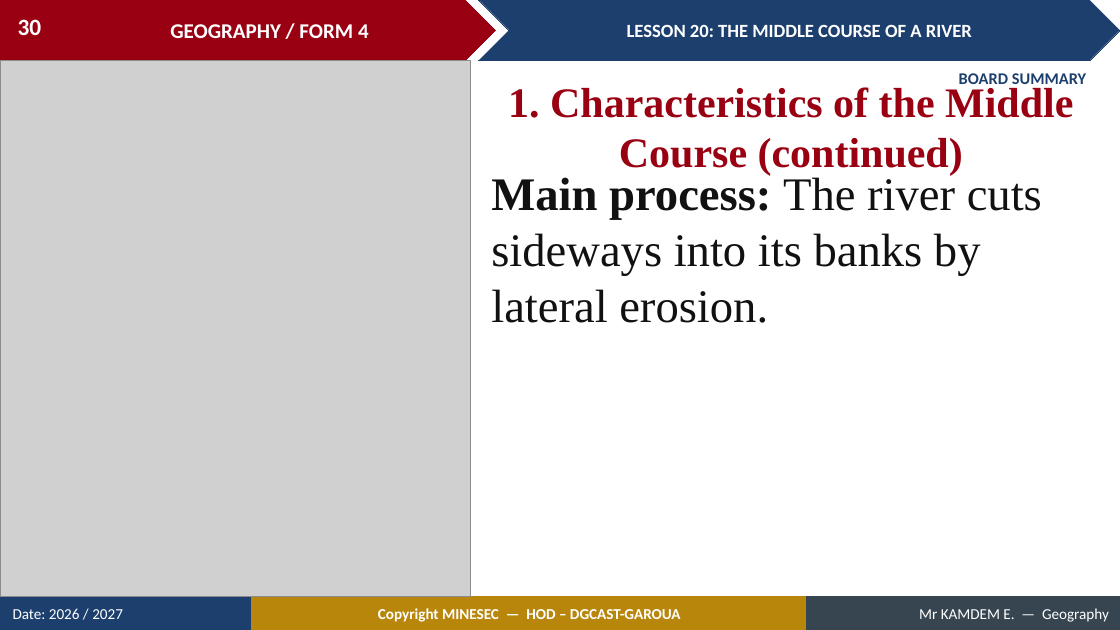
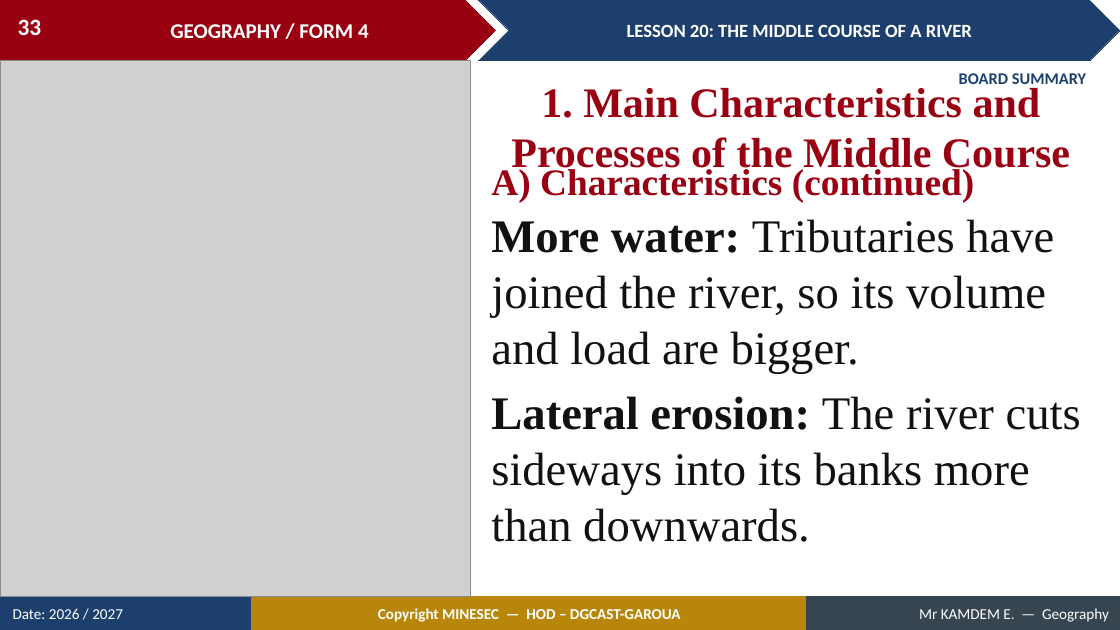
Before and after one commit to Berthautk/linea-github, a slide deck: slide 33 of lecons/F3/24_FORM4_LESSON20_Middle_Course.pptx (slide 30 before the commit). Drawn at 1120x630 pixels with LibreOffice and Linux fonts; fonts in the diff are those of the drawing; grey boxes stand for pictures. Boxes give left, top, right and bottom in pixels: in the first picture for what was removed or moved away, otherwise in the second. Text is boxed around its words. In the diff, an @@ line names an element or a change of style, - is before the commit and + after.

```diff
--- a/lecons/F3/24_FORM4_LESSON20_Middle_Course.pptx
+++ b/lecons/F3/24_FORM4_LESSON20_Middle_Course.pptx
@@ page number at (18, 19, 42, 35): text changed @@
-30
+33
@@ text at (511, 88, 1070, 176): text changed @@
-1. Characteristics of the Middle Course (continued)
+1. Main Characteristics and Processes of the Middle Course
@@ text added at (491, 166, 975, 202), 32 pt, text #990011, bold @@
+A) Characteristics (continued)
@@ text at (491, 219, 1081, 542): text changed @@
-Main process: The river cuts sideways into its banks by lateral erosion.
+More water: Tributaries have joined the river, so its volume and load are bigger.
+Lateral erosion: The river cuts sideways into its banks more than downwards.
```
Also in this commit, not shown: 20 other slides changed, 7 slides added, 2 slides removed, 11 other files.
